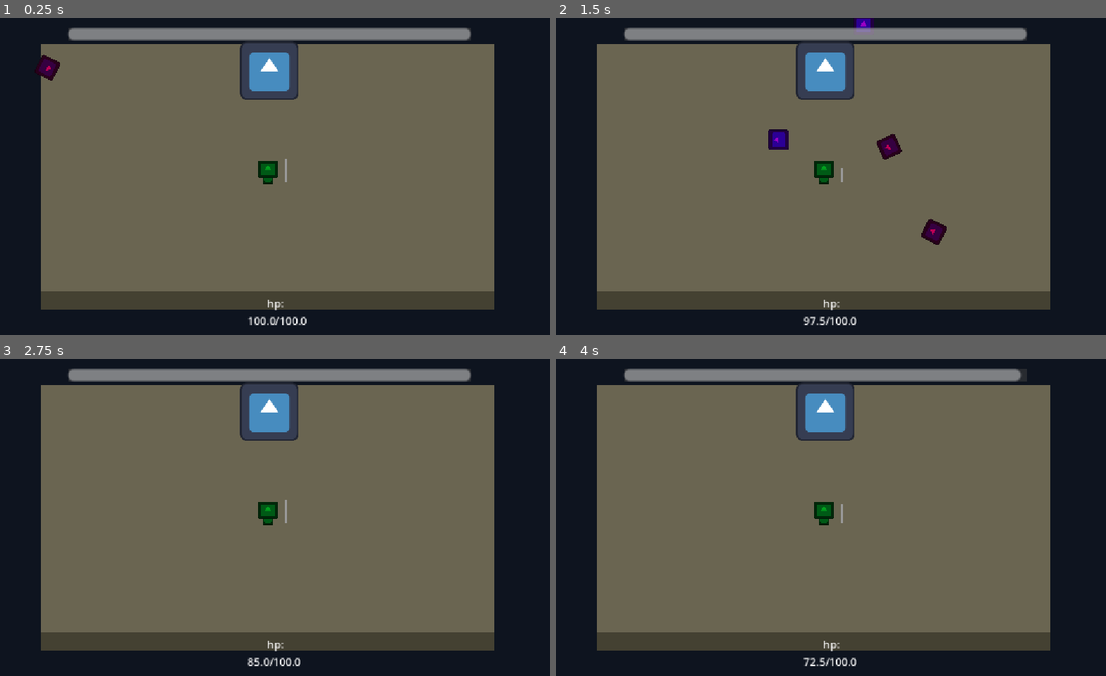
Above: before the commit, frames 1-4 (two rows, left to right).
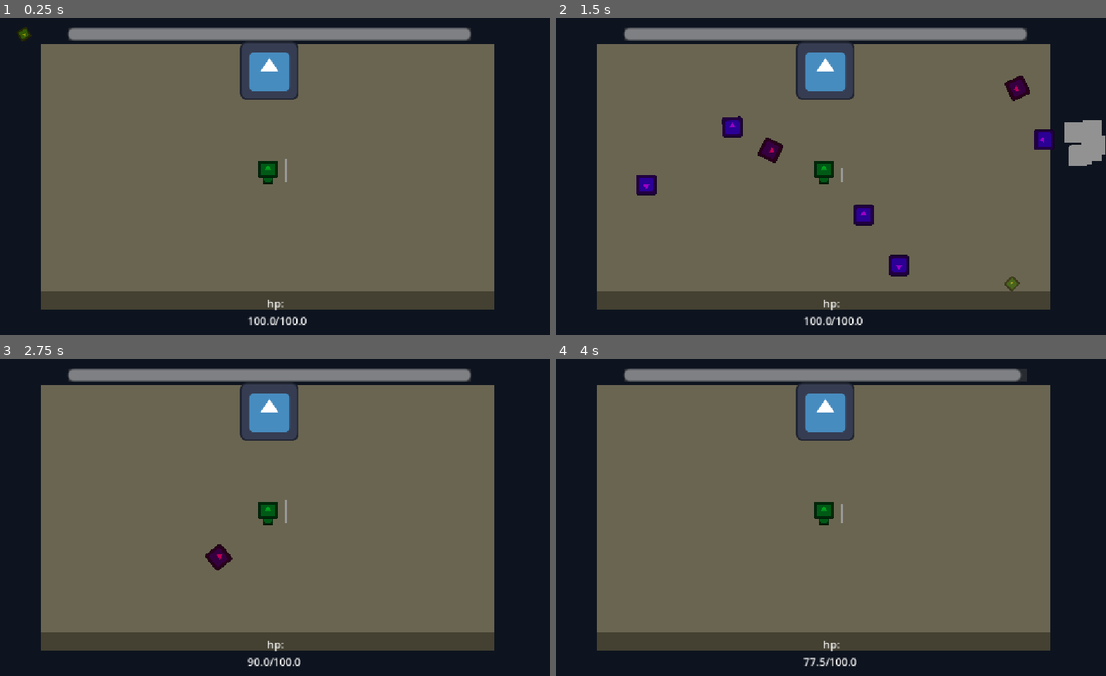
Above: after the commit, the same moments.

Repository: Sastingus/Mossful
Game: Godot game, scene res://scenes/world/world.tscn
The game is run twice, just before and just after one commit, with the same random seed, the same clock (stepped at 60 frames per second) and the same inputs. The engine's default icon, where the game draws it, is replaced by a stand-in: a white triangle on a blue panel in a dark square.
Inputs:
- Up to frame 1 (0.25 s): no input
- Up to frame 2 (1.5 s): hold Right (attack_right) 0.53-1.28 s; hold Down (attack_down) from 1.28 s (still down)
- Up to frame 3 (2.75 s): release Down (attack_down) at 2.03 s; hold Right (attack_right) from 2.03 s (still down)
- Up to frame 4 (4 s): release Right (attack_right) at 2.78 s; hold Up (attack_up) 2.78-3.53 s; tap Enter at 3.5 s; hold Left (attack_left) from 3.53 s (still down)

The runs differ from the first frame. In frame 1, 0.3% of the frame differs, in the area x 2-11%, y 2-20%; in frame 2, 3.6%, in the area x 14-100%, y 0-97%; in frame 3, 0.3%; in frame 4, less than 0.1%.

Commit message:
bullet warnings
-added warnings to show the player where a bullet will spawn

Diff:
--- a/bullet_patterns/alternating_pat.tscn
+++ b/bullet_patterns/alternating_pat.tscn
@@ -4,18 +4,18 @@
 [ext_resource type="Script" uid="uid://cwng1evspobrd" path="res://bullet_patterns/!bullet_pattern.gd" id="1_nyykf"]
 [ext_resource type="PackedScene" uid="uid://dhp8roqh0osld" path="res://scenes/bullet/following_bullets/following_bullet.tscn" id="3_fmwh6"]
 
-[node name="Node2D" type="Node2D"]
+[node name="alternating_pat" type="Node2D"]
 script = ExtResource("1_nyykf")
 metadata/_edit_horizontal_guides_ = [-289.0]
 
 [node name="EnemyBullet" parent="." instance=ExtResource("1_ky0da")]
-position = Vector2(-214, -67)
+position = Vector2(-159, -67)
 scale = Vector2(3.0828867, 3.0828867)
 speed = 200
 acceleration = 1
 
 [node name="EnemyBullet2" parent="." instance=ExtResource("1_ky0da")]
-position = Vector2(197, 3)
+position = Vector2(150, 2.9999998)
 rotation = 3.1415927
 scale = Vector2(3.0828867, 3.0828867)
 speed = 200
@@ -23,7 +23,7 @@
 acceleration = 1
 
 [node name="EnemyBullet3" parent="." instance=ExtResource("1_ky0da")]
-position = Vector2(-213, 71)
+position = Vector2(-158, 71)
 rotation = 6.2831855
 scale = Vector2(3.0828867, 3.0828867)
 speed = 200
@@ -31,13 +31,13 @@
 acceleration = 1
 
 [node name="FollowingBullet" parent="." instance=ExtResource("3_fmwh6")]
-position = Vector2(1, -139)
+position = Vector2(1, -92)
 delay = 0.2
 
 [node name="FollowingBullet2" parent="." instance=ExtResource("3_fmwh6")]
-position = Vector2(58, -139)
+position = Vector2(58, -92)
 delay = 0.4
 
 [node name="FollowingBullet3" parent="." instance=ExtResource("3_fmwh6")]
-position = Vector2(-59, -138)
+position = Vector2(-59, -91)
 delay = 0.6
--- a/bullet_patterns/spin_pat.tscn
+++ b/bullet_patterns/spin_pat.tscn
@@ -4,7 +4,7 @@
 [ext_resource type="PackedScene" uid="uid://dxeirnxs8cup3" path="res://scenes/bullet/bullet.tscn" id="1_4pagn"]
 [ext_resource type="PackedScene" uid="uid://dhp8roqh0osld" path="res://scenes/bullet/following_bullets/following_bullet.tscn" id="3_1b2cj"]
 
-[node name="Node2D" type="Node2D"]
+[node name="spin_pat" type="Node2D"]
 script = ExtResource("1_1fjgy")
 
 [node name="Area2D" parent="." instance=ExtResource("1_4pagn")]
--- a/bullet_patterns/test_pat.tscn
+++ b/bullet_patterns/test_pat.tscn
@@ -3,7 +3,7 @@
 [ext_resource type="Script" uid="uid://cwng1evspobrd" path="res://bullet_patterns/!bullet_pattern.gd" id="1_3jpc2"]
 [ext_resource type="PackedScene" uid="uid://dxeirnxs8cup3" path="res://scenes/bullet/bullet.tscn" id="1_d3jed"]
 
-[node name="test_pat" type="Node2D"]
+[node name="ladder_pat" type="Node2D"]
 script = ExtResource("1_3jpc2")
 
 [node name="bullet" parent="." instance=ExtResource("1_d3jed")]
--- a/scenes/bullet/bullet.gd
+++ b/scenes/bullet/bullet.gd
@@ -9,6 +9,9 @@
 @onready var delay_timer: Timer = $DelayTimer
 @onready var collision_shape_2d: CollisionShape2D = $CollisionShape2D
 @onready var particles: GPUParticles2D = $GPUParticles2D
+@onready var warning_timer: Timer = $WarningTimer
+
+var warning
 
 var bullet_spawned := false
 
@@ -21,7 +24,7 @@
 		delay_timer.wait_time = delay
 		delay_timer.start()
 	else:
-		spawn_bullet()
+		start_warning()
 
 func _physics_process(delta: float) -> void:
 	if bullet_spawned == true:
@@ -34,11 +37,19 @@
 			queue_free()
 
 func spawn_bullet() -> void:
+	warning.queue_free()
 	particles.emitting = true
 	bullet_spawned = true
 	visible = true
 	collision_shape_2d.disabled = false
 
+func start_warning():
+	warning_timer.start()
+	warning = preload("uid://ffmlhhhju5p3").instantiate()
+	add_sibling.call_deferred(warning)
+	warning.global_position = self.position
+	warning.scale = self.scale
+	warning.rotation = self.rotation
 
 func _on_body_entered(body: CollisionObject2D) -> void:
 	if body is CharacterBody2D:
--- a/scenes/bullet/bullet.tscn
+++ b/scenes/bullet/bullet.tscn
@@ -59,5 +59,10 @@
 explosiveness = 0.83
 process_material = SubResource("ParticleProcessMaterial_83itf")
 
+[node name="WarningTimer" type="Timer" parent="."]
+wait_time = 0.5
+one_shot = true
+
 [connection signal="body_entered" from="." to="." method="_on_body_entered"]
-[connection signal="timeout" from="DelayTimer" to="." method="spawn_bullet"]
+[connection signal="timeout" from="DelayTimer" to="." method="start_warning"]
+[connection signal="timeout" from="WarningTimer" to="." method="spawn_bullet"]
--- /dev/null
+++ b/scenes/bullet/bullet_warning/bullet_warning.tscn
@@ -0,0 +1,56 @@
+[gd_scene load_steps=5 format=3 uid="uid://ffmlhhhju5p3"]
+
+[ext_resource type="Texture2D" uid="uid://4q335xxs2p" path="res://icon.svg" id="1_sc528"]
+
+[sub_resource type="Animation" id="Animation_ymu8y"]
+length = 0.001
+tracks/0/type = "value"
+tracks/0/imported = false
+tracks/0/enabled = true
+tracks/0/path = NodePath("Sprite2D:modulate")
+tracks/0/interp = 1
+tracks/0/loop_wrap = true
+tracks/0/keys = {
+"times": PackedFloat32Array(0),
+"transitions": PackedFloat32Array(1),
+"update": 0,
+"values": [Color(1, 1, 1, 0.30588236)]
+}
+
+[sub_resource type="Animation" id="Animation_h36g2"]
+resource_name = "warning"
+length = 1.2
+loop_mode = 1
+tracks/0/type = "value"
+tracks/0/imported = false
+tracks/0/enabled = true
+tracks/0/path = NodePath("Sprite2D:modulate")
+tracks/0/interp = 1
+tracks/0/loop_wrap = true
+tracks/0/keys = {
+"times": PackedFloat32Array(0, 0.2, 0.4, 0.6, 0.8, 1, 1.2),
+"transitions": PackedFloat32Array(1, 1, 1, 1, 1, 1, 1),
+"update": 0,
+"values": [Color(1, 1, 1, 0.30588236), Color(1, 1, 1, 1), Color(1, 1, 1, 0.30588236), Color(1, 1, 1, 1), Color(1, 1, 1, 0.30588236), Color(1, 1, 1, 1), Color(1, 1, 1, 0.30588236)]
+}
+
+[sub_resource type="AnimationLibrary" id="AnimationLibrary_vccyj"]
+_data = {
+&"RESET": SubResource("Animation_ymu8y"),
+&"warning": SubResource("Animation_h36g2")
+}
+
+[node name="BulletWarning" type="Node2D"]
+
+[node name="Sprite2D" type="Sprite2D" parent="."]
+modulate = Color(1, 1, 1, 0.30588236)
+self_modulate = Color(0.7728089, 0.7385385, 0, 1)
+rotation = 1.5707964
+scale = Vector2(0.062499996, 0.062499996)
+texture = ExtResource("1_sc528")
+
+[node name="AnimationPlayer" type="AnimationPlayer" parent="."]
+libraries = {
+&"": SubResource("AnimationLibrary_vccyj")
+}
+autoplay = "warning"
--- a/scenes/bullet/following_bullets/following_bullet.gd
+++ b/scenes/bullet/following_bullets/following_bullet.gd
@@ -21,6 +21,7 @@
 			queue_free()
 
 func spawn_bullet() -> void:
+	warning.queue_free()
 	particles.emitting = true
 	bullet_spawned = true
 	visible = true
--- a/scenes/bullet/following_bullets/following_bullet.tscn
+++ b/scenes/bullet/following_bullets/following_bullet.tscn
@@ -72,7 +72,12 @@
 wait_time = 0.5
 one_shot = true
 
+[node name="WarningTimer" type="Timer" parent="."]
+wait_time = 0.5
+one_shot = true
+
 [connection signal="body_entered" from="." to="." method="_on_body_entered"]
-[connection signal="timeout" from="DelayTimer" to="." method="spawn_bullet"]
+[connection signal="timeout" from="DelayTimer" to="." method="start_warning"]
 [connection signal="body_entered" from="StopFollowRange" to="." method="stop_following" unbinds=1]
 [connection signal="timeout" from="NotFollowTimer" to="." method="start_following"]
+[connection signal="timeout" from="WarningTimer" to="." method="spawn_bullet"]
--- a/scenes/player/player.gd
+++ b/scenes/player/player.gd
@@ -40,7 +40,7 @@
 		die()
 
 
-func _input(event: InputEvent) -> void:
+func _input(_event: InputEvent) -> void:
 	if Input.is_action_just_pressed("attack_up"):
 		attack("up")
 	elif Input.is_action_just_pressed("attack_left"):
--- a/scenes/world/world.tscn
+++ b/scenes/world/world.tscn
@@ -24,7 +24,7 @@
 [node name="boss" parent="." instance=ExtResource("2_1fp7r")]
 position = Vector2(1, -72)
 patterns = Array[PackedScene]([ExtResource("3_1fp7r"), ExtResource("4_bq33v"), ExtResource("4_6m72w"), ExtResource("5_t5ptc"), ExtResource("2_sl2e5")])
-attackSpeed = 4.0
+attackSpeed = 3.5
 
 [node name="background" type="Node2D" parent="."]
 
